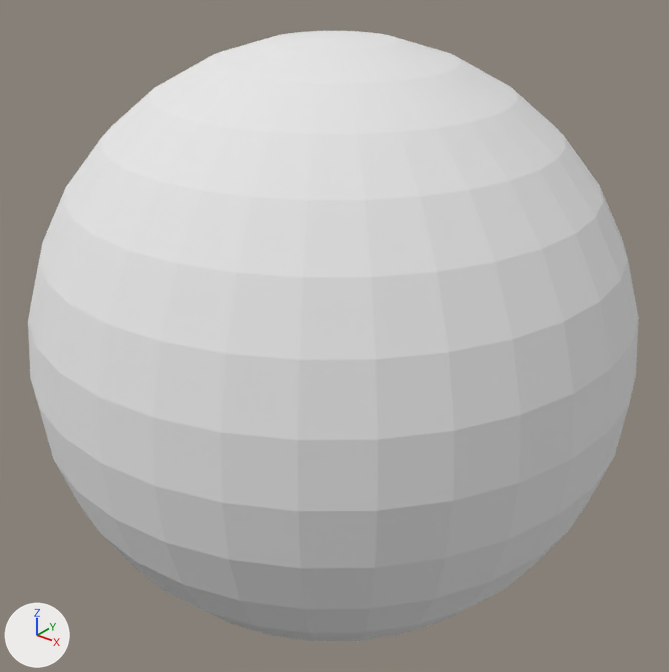
Two versions of the OBJ model resources/assets/enchantchanger/models/item/spherelight.obj, one commit apart.
One viewpoint serves both versions: a camera (50 mm lens) standing at (1.817, -2.229, 1.342) and looking at (0.02, 0.018, -0.051). Arrows for +X, +Y and +Z are at lower left; the lights stay in place. Where no turn or scale is listed for an object, it has been applied to the vertices.

The older version as bpy lines, for what is in view:
```python
me_sphere = bpy.data.meshes.new('Sphere')
me_sphere.from_pydata(...)  # a UV sphere (32 segments, 16 rings, poles along z) spanning x -0.98..1.02, y -0.98..1.02, z -1.05..0.95
me_sphere.materials.append(mat_material)  # white #e7e7e7
ob_sphere = bpy.data.objects.new('Sphere', me_sphere)
ob_sphere.location = (0.0, 0.0, 0.0)
```
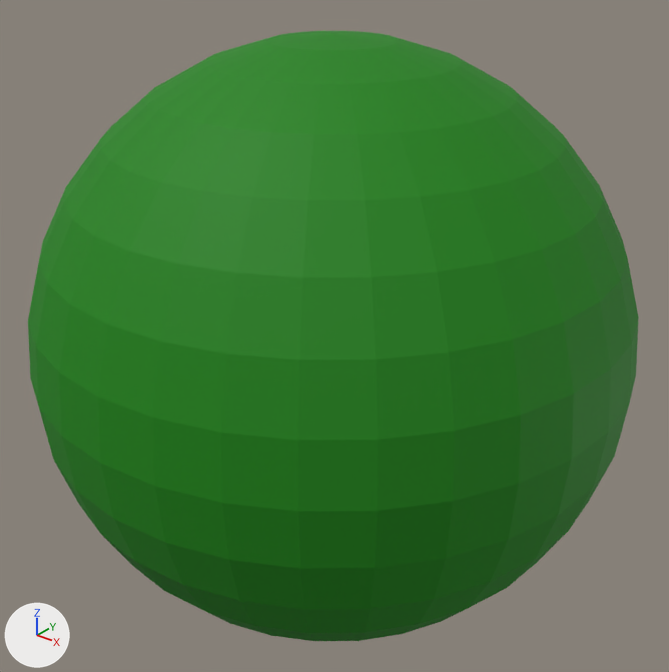
Where the change shows, as pixel boxes (x1, y1, x2, y2) in the pictures (669 x 672 px):
```json
{"object": "Sphere", "change": "recoloured", "before": [28, 31, 639, 641], "after": [28, 31, 639, 641], "on screen": "white to green"}
```

Edits to the scene script, one JSON object a line:
```json
{"op": "add", "block": "img_materia10_png", "code": ["img_materia10_png = load_image('materia10.png', '../../textures/gui/materia10.png', 16, 16, 'sRGB')"]}
{"op": "add", "block": "mat_materia10", "code": ["mat_materia10 = principled_material('materia10')", "mat_materia10.texture = img_materia10_png", "mat_materia10.roughness = 0.69"]}
{"block": "me_sphere", "where": "me_sphere.from_pydata(...)  # 482 vertices, 960 faces; spans x -0.98..1.02, y -0.98..1.02, z -1.05..0.95"}
{"op": "remove", "block": "me_sphere", "code": "me_sphere.materials.append(mat_material)  # white #e7e7e7"}
{"op": "add", "block": "me_sphere", "code": "me_sphere.materials.append(mat_materia10)  # picture img_materia10_png"}
```
